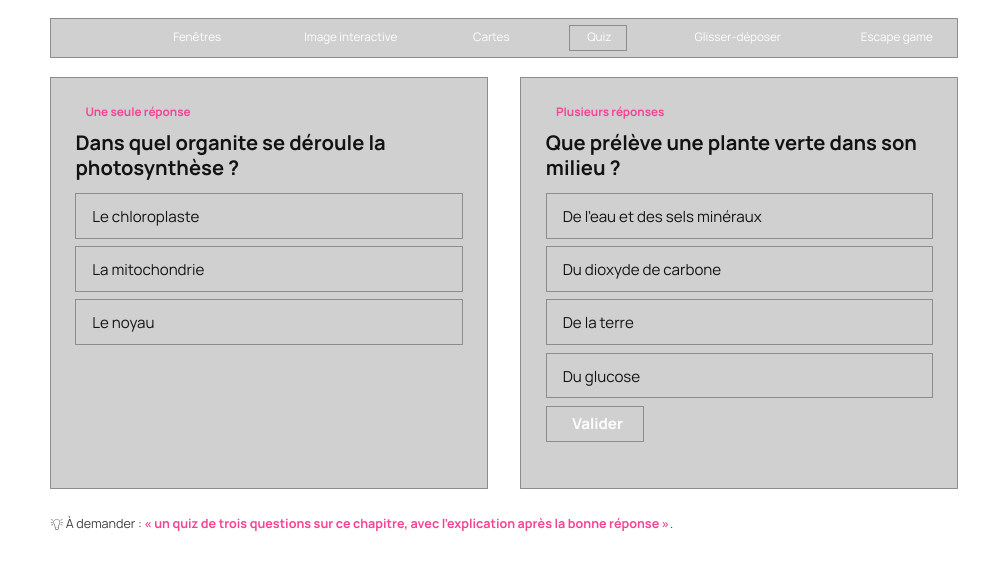
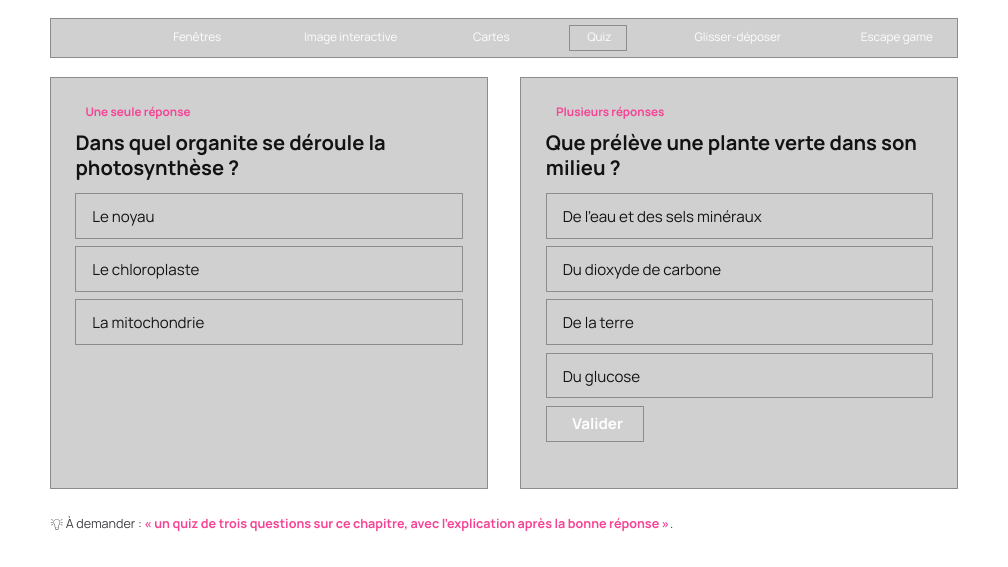
Before and after one commit to reynesmanon11-maker/reynesmanon11-maker.github.io, a slide deck: slide 6 of skills/livrables/vitrine.pptx. Drawn at 1008x567 pixels with LibreOffice and Linux fonts; fonts in the diff are those of the drawing; grey boxes stand for pictures; background and template pictures are left out. Boxes give left, top, right and bottom in pixels: in the first picture for what was removed or moved away, otherwise in the second. Text is boxed around its words. In the diff, an @@ line names an element or a change of style, - is before the commit and + after.

```diff
--- a/skills/livrables/vitrine.pptx
+++ b/skills/livrables/vitrine.pptx
@@ text at (x1=92, y1=211, x2=155, y2=226): text changed @@
-Le chloroplaste
+Le noyau
@@ text at (x1=92, y1=264, x2=199, y2=279): text changed @@
-Le noyau
+Le chloroplaste
@@ text "La mitochondrie" moved from (x1=92, y1=264, x2=205, y2=275) to (x1=92, y1=317, x2=205, y2=328) @@
```
Also in this commit, not shown: 1 other slide changed, 5 other files.
